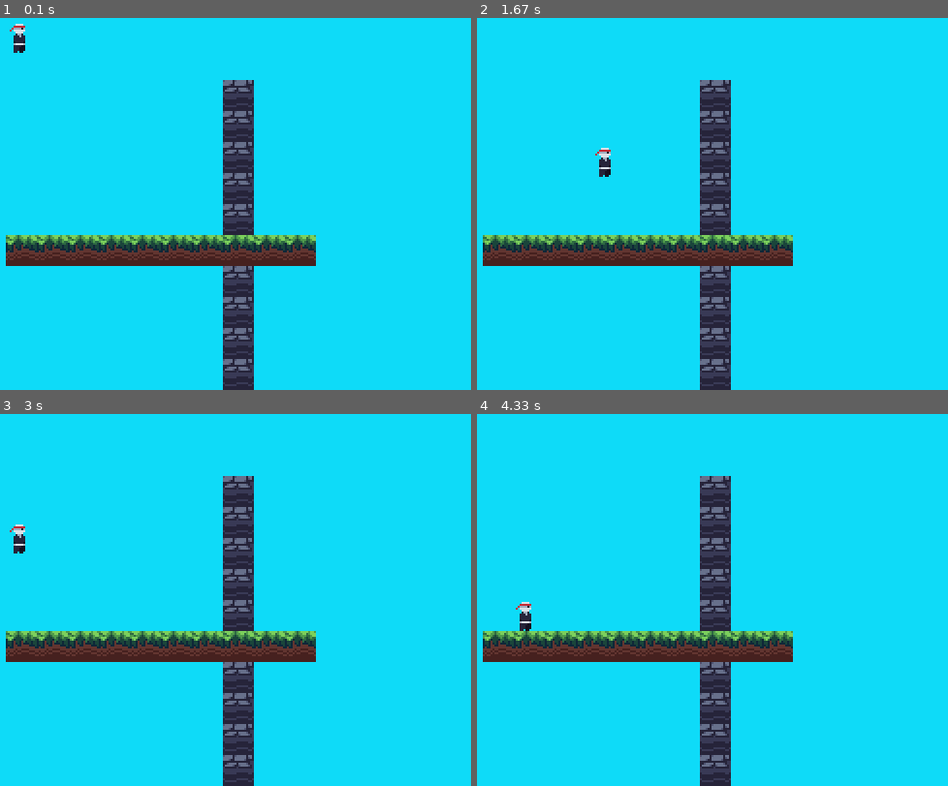
Above: before the commit, frames 1-4 (two rows, left to right).
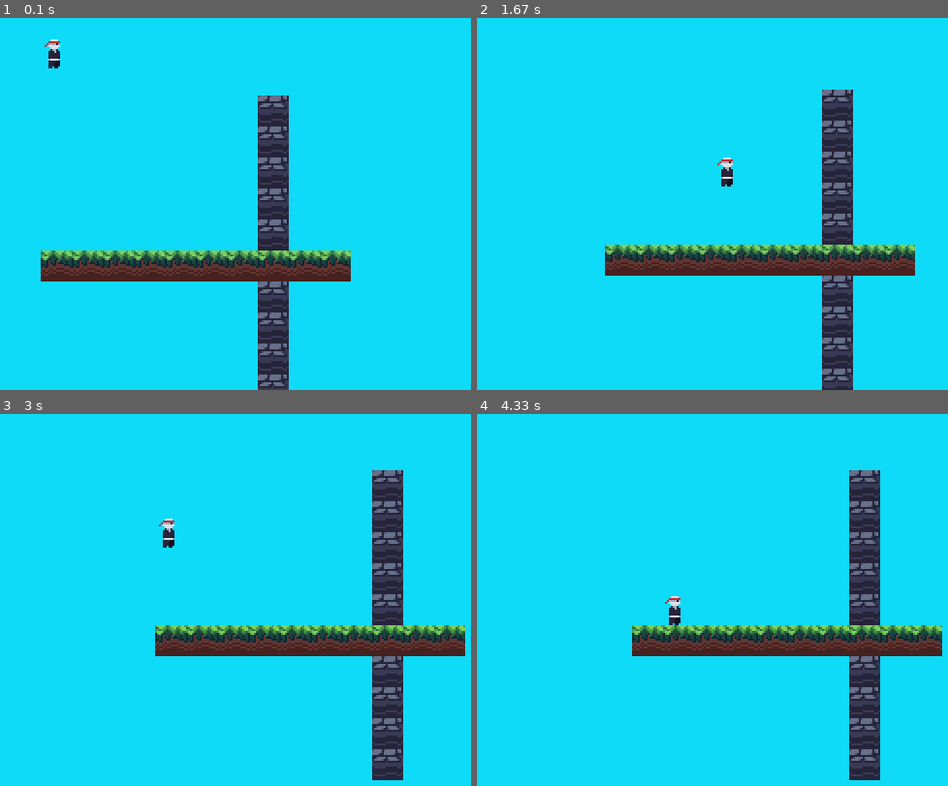
Above: after the commit, the same moments.

Repository: Leovalcante/pygame-platformer
Game: pygame game, started from game.py
Two runs of this game, one before a commit and one after it. Both use one fixed random seed, a clock stepped at 60 frames per second and the inputs below.
Inputs:
- Up to frame 1 (0.1 s): no input
- Up to frame 2 (1.67 s): hold Right 0.33-0.8 s; hold Up 0.83-1.13 s; hold Right 1.17-1.63 s
- Up to frame 3 (3 s): hold Left 1.67-2.2 s; hold Left 2.23-2.63 s; hold Up from 2.67 s (still down)
- Up to frame 4 (4.33 s): release Up at 3.03 s; hold Right 3.07-3.7 s; hold Left 3.73-4.2 s; hold Right from 4.23 s (still down)

The runs differ from the first frame. In frame 1, 18% of the frame differs, in the area x 1-75%, y 1-100%; in frame 2, 18%, in the area x 1-94%, y 16-100%; in frame 3, 18%; in frame 4, 18%.

Commit message:
add "camera" effect

Diff:
--- a/game.py
+++ b/game.py
@@ -13,7 +13,7 @@
         pygame.init()
         pygame.display.set_caption("Ninja game")
         self.screen = pygame.display.set_mode((width, height))
-        self.display = pygame.Surface((width / 2, height / 2))
+        self.display = pygame.Surface((width // 2, height // 2))
 
         self.clock = pygame.time.Clock()
         self.movement = [False, False]
@@ -28,14 +28,33 @@
         self.player = PhysicsEntity(self, "player", (50, 50), (8, 15))
         self.tilemap = Tilemap(self)
 
+        self.scroll = [0, 0]
+
     def run(self):
         while True:
             self.display.fill((14, 219, 248))
 
-            self.tilemap.render(self.display)
+            self.scroll[0] += int(
+                (
+                    self.player.rect().centerx
+                    - self.display.get_width() / 2
+                    - self.scroll[0]
+                )
+                / 30
+            )
+            self.scroll[1] += int(
+                (
+                    self.player.rect().centery
+                    - self.display.get_height() / 2
+                    - self.scroll[1]
+                )
+                / 30
+            )
+
+            self.tilemap.render(self.display, offset=self.scroll)
 
             self.player.update(self.tilemap, (self.movement[1] - self.movement[0], 0))
-            self.player.render(self.display)
+            self.player.render(self.display, offset=self.scroll)
 
             for event in pygame.event.get():
                 if event.type == pygame.QUIT:
--- a/scripts/entities.py
+++ b/scripts/entities.py
@@ -1,4 +1,5 @@
 import pygame
+from pygame.math import Vector2
 
 MAX_FALL_VEOLICITY = 5
 
@@ -54,5 +55,5 @@
         if self.collision["bottom"] or self.collision["top"]:
             self.velocity[1] = 0
 
-    def render(self, surf):
-        surf.blit(self.game.assets["player"], self.pos)
+    def render(self, surf, offset=(0, 0)):
+        surf.blit(self.game.assets["player"], Vector2(self.pos) - Vector2(offset))
--- a/scripts/tilemap.py
+++ b/scripts/tilemap.py
@@ -53,12 +53,15 @@
 
         return rects
 
-    def render(self, surf):
+    def render(self, surf, offset=(0, 0)):
         for tile in self.offgrid_tiles:
-            surf.blit(self.game.assets[tile["type"]][tile["variant"]], tile["pos"])
+            surf.blit(
+                self.game.assets[tile["type"]][tile["variant"]],
+                (tile["pos"][0] - offset[0], tile["pos"][1] - offset[1]),
+            )
 
         for loc, tile in self.tilemap.items():
             surf.blit(
                 self.game.assets[tile["type"]][tile["variant"]],
-                Vector2(tile["pos"]) * self.tile_size,
+                Vector2(tile["pos"]) * self.tile_size - Vector2(offset),
             )
